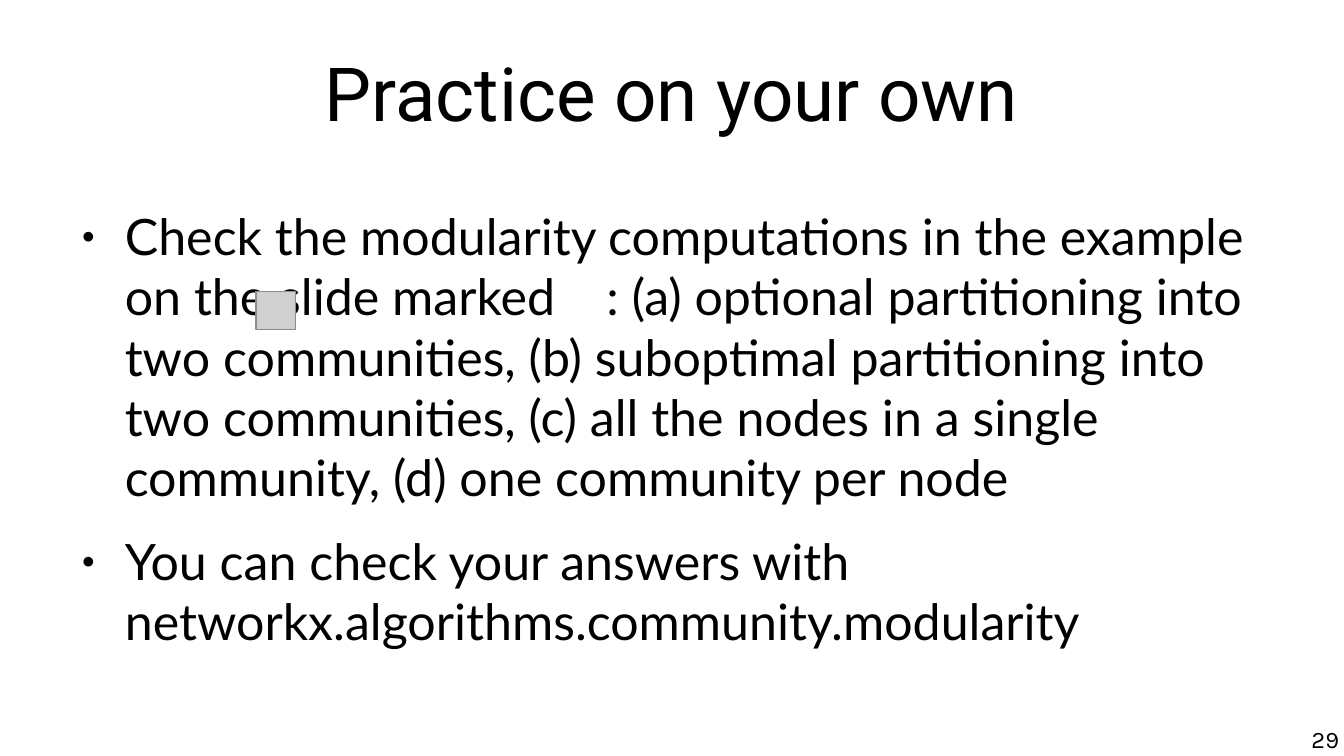
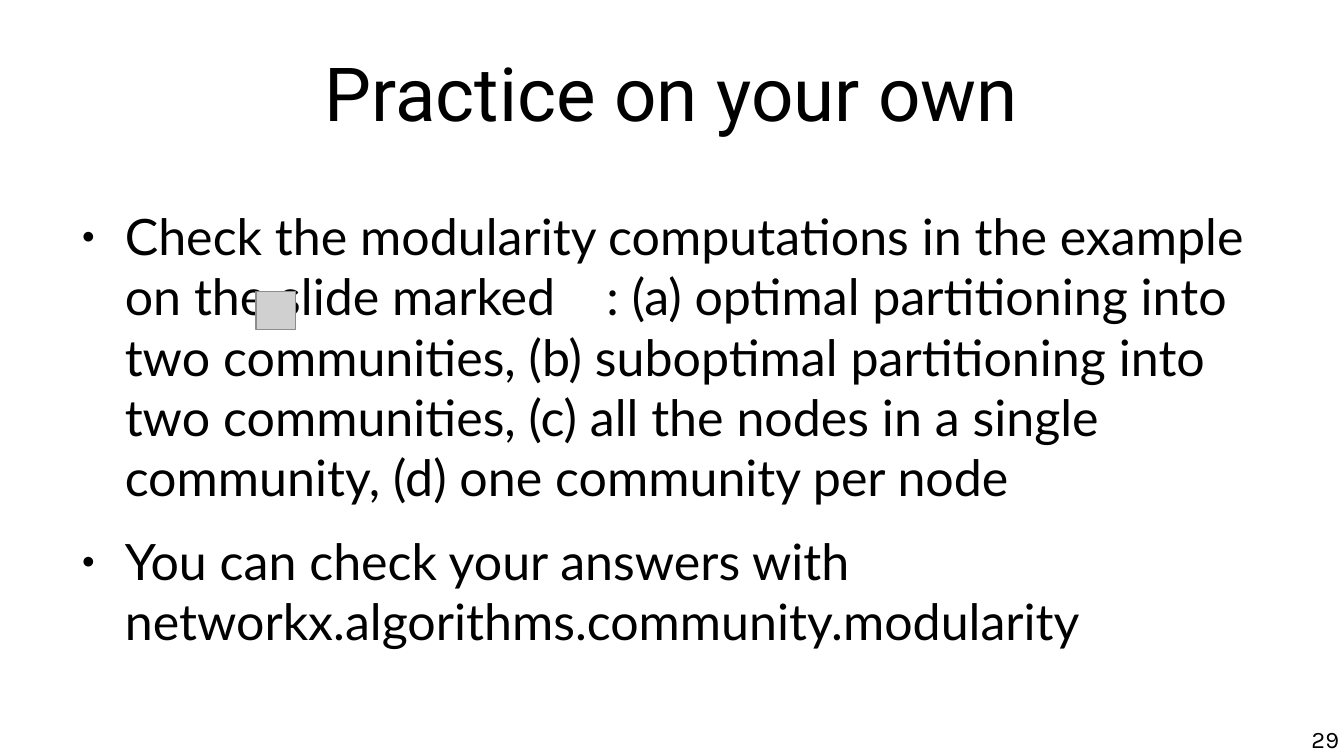
Before and after one commit to chatox/networks-science-course, a slide deck: slide 29 of theory/odp/tt21-finding_communities.odp. Drawn at 1344x756 pixels with LibreOffice and Linux fonts; fonts in the diff are those of the drawing; grey boxes stand for pictures. Boxes give left, top, right and bottom in pixels: in the first picture for what was removed or moved away, otherwise in the second. Text is boxed around its words. In the diff, an @@ line names an element or a change of style, - is before the commit and + after.

Commit message:
typo: optional -> optimal

```diff
--- a/theory/odp/tt21-finding_communities.odp
+++ b/theory/odp/tt21-finding_communities.odp
@@ text at [125, 218, 1244, 505]: text changed @@
-● Check the modularity computations in the example on the slide marked : (a) optional partitioning into two communities, (b) suboptimal partitioning into two communities, (c) all the nodes in a single community, (d) one community per node
+● Check the modularity computations in the example on the slide marked : (a) optimal partitioning into two communities, (b) suboptimal partitioning into two communities, (c) all the nodes in a single community, (d) one community per node
```
Also in this commit, not shown: 1 other file.
